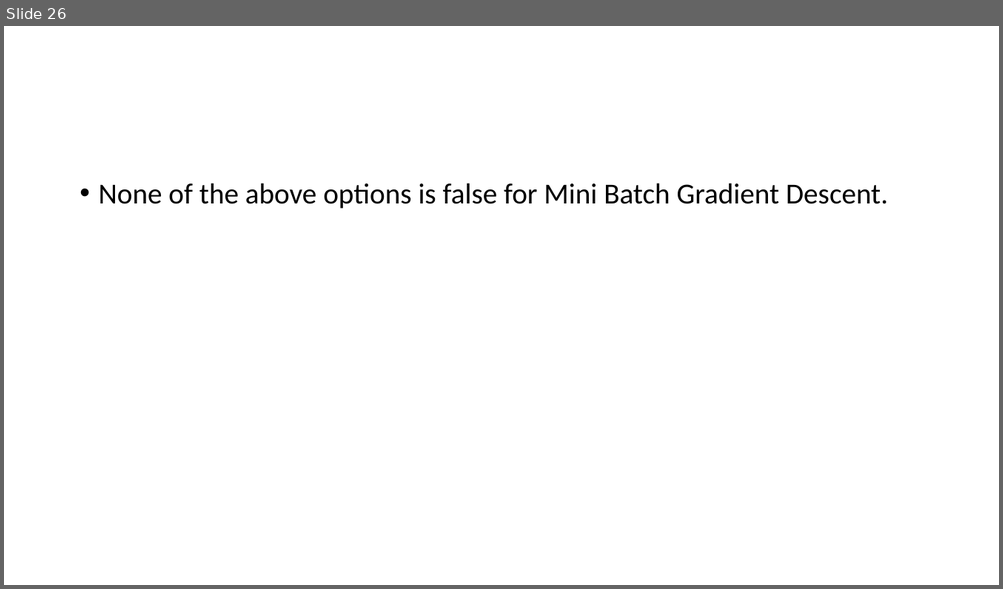
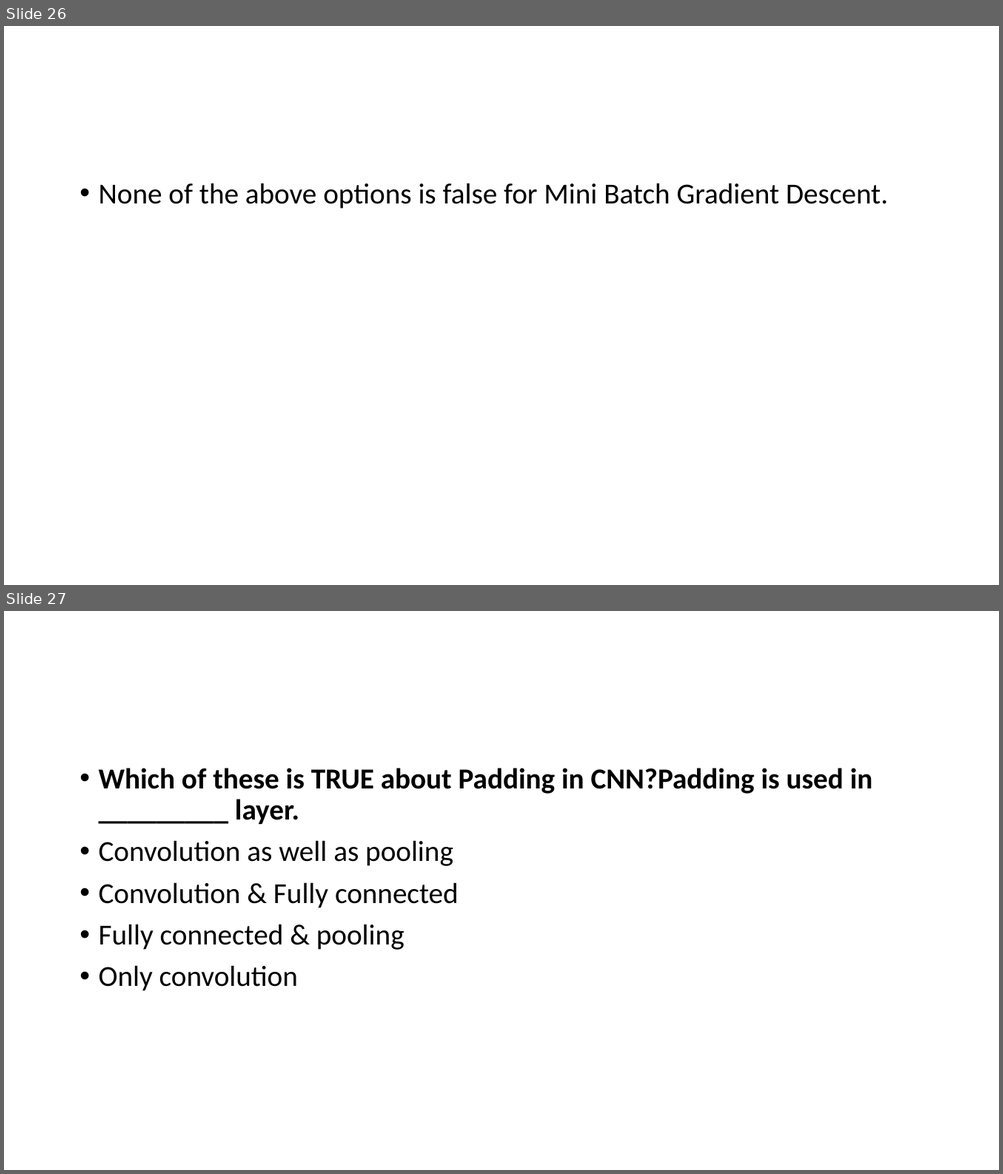
Before and after one commit to Saira55/Machine-Learning-Multiple-Choice-Questions, a slide deck: Machine Learning Quiz Question.pptx. Shown one above the other, each under a label of ours: slide 26 before the commit, slides 26 and 27 after it. The pictures are 1003x589 and 1003x1174 pixels, drawn with LibreOffice and Linux fonts; fonts in the diff are those of the drawing. Boxes give left, top, right and bottom in pixels: in the first picture for what was removed or moved away, otherwise in the second. Text is boxed around its words. In the diff, an @@ line names an element or a change of style, - is before the commit and + after.

```diff
--- a/Machine Learning Quiz Question.pptx
+++ b/Machine Learning Quiz Question.pptx
@@ slide 27 added at (4,611,999,1170), background #FFFFFF @@
@@ text added at (99,768,873,991), 28 pt, text #000000 @@
+• Which of these is TRUE about Padding in CNN?Padding is used in _________ layer.
+• Convolution as well as pooling
+• Convolution & Fully connected
+• Fully connected & pooling
+• Only convolution
```
Also in this commit, not shown: 1 other slide added.
